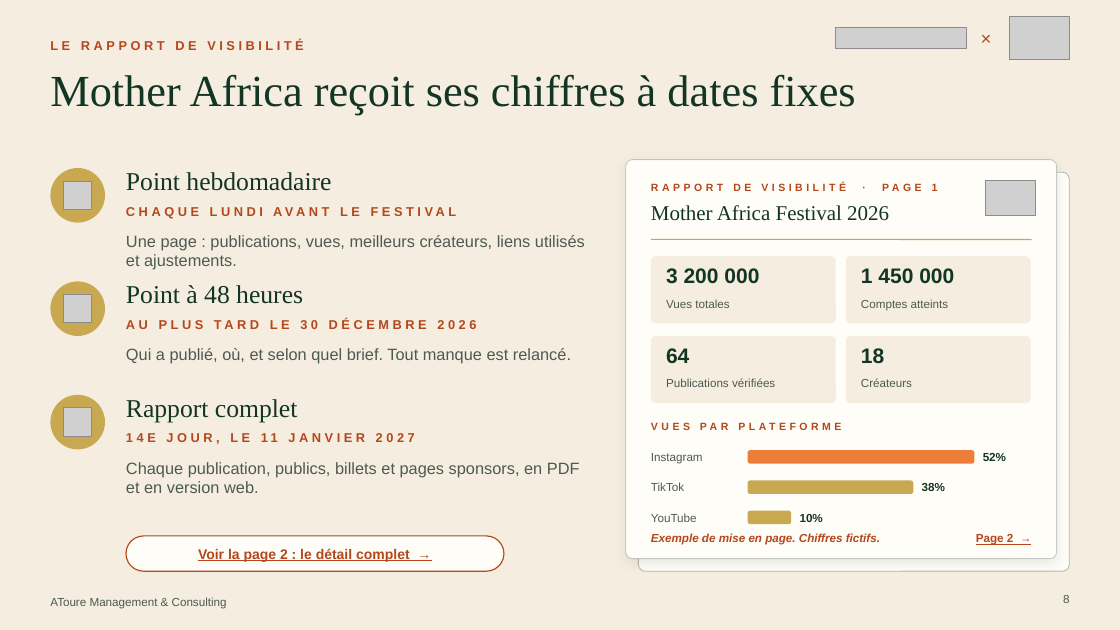
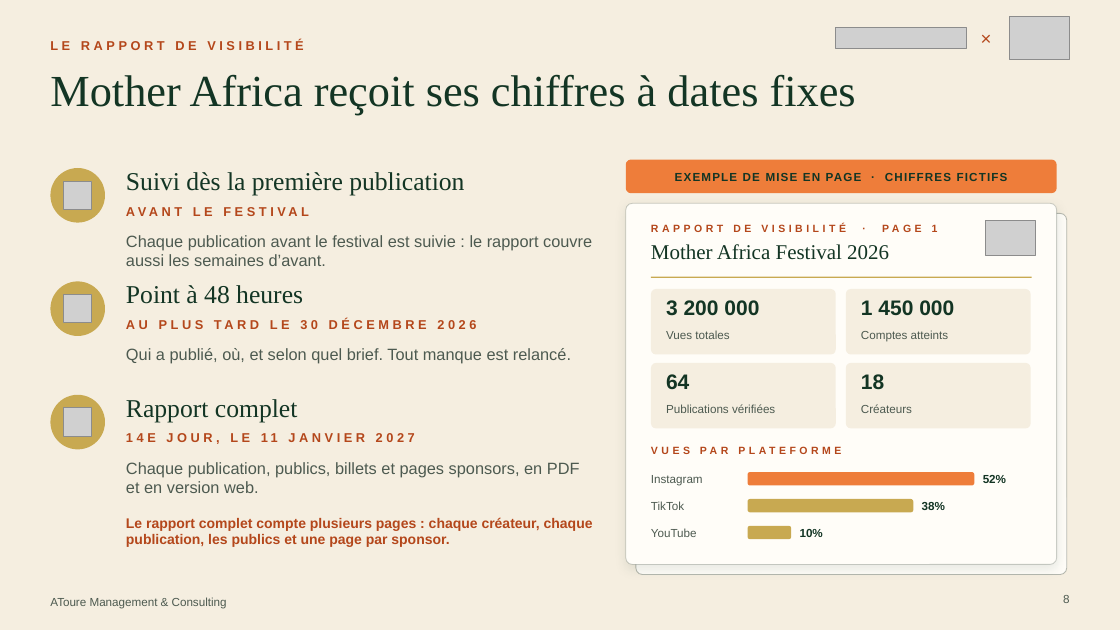
Before and after one commit to atoureconsulting/Mother-Africa, a slide deck: slide 8 of proposition-deck/AToure Mother Africa Festival Proposition.pptx. Drawn at 1120x630 pixels with LibreOffice and Linux fonts; fonts in the diff are those of the drawing; grey boxes stand for pictures. Boxes give left, top, right and bottom in pixels: in the first picture for what was removed or moved away, otherwise in the second. Text is boxed around its words. In the diff, an @@ line names an element or a change of style, - is before the commit and + after.

```diff
--- a/proposition-deck/AToure Mother Africa Festival Proposition.pptx
+++ b/proposition-deck/AToure Mother Africa Festival Proposition.pptx
@@ text at [126,172,464,195]: text changed @@
-Point hebdomadaire
+Suivi dès la première publication
@@ text "EXEMPLE DE MISE EN PAGE ..." at [675,173,1008,181]: vertical alignment top to middle @@
@@ rounded rectangle added at [626,160,1057,193], fill #EE7D3A @@
@@ text at [675,173,1008,181]: text changed; text colour #B4471B to #133524; italic off @@
-Exemple de mise en page. Chiffres fictifs.
+EXEMPLE DE MISE EN PAGE · CHIFFRES FICTIFS
@@ text at [126,203,588,227]: text changed @@
-CHAQUE LUNDI AVANT LE FESTIVAL
+AVANT LE FESTIVAL
@@ rounded rectangle: place and size @@
-rounded rectangle at [639,172,1070,571]
+rounded rectangle at [626,203,1057,565]
@@ rounded rectangle at [626,203,1057,565]: shadow on; proportions changed @@
@@ text at [126,235,592,266]: text changed @@
-Une page : publications, vues, meilleurs créateurs, liens utilisés et ajustements.
+Chaque publication avant le festival est suivie : le rapport couvre aussi les semaines d’avant.
@@ rounded rectangle: place and size @@
-rounded rectangle at [626,160,1057,559]
+rounded rectangle at [636,213,1067,575]
@@ rounded rectangle at [636,213,1067,575]: shadow off; proportions changed @@
@@ 2 texts, 1 picture, 1 line: place and size @@
-2 texts, 1 picture, 1 line at [651,181,1035,239]
+2 texts, 1 picture, 1 line at [651,220,1035,277]
@@ rounded rectangle: place and size @@
-rounded rectangle at [651,256,836,323]
+rounded rectangle at [651,289,836,355]
@@ proportions changed in 4 elements at [651,363,836,429], [846,363,1031,429], [651,289,836,355], [846,289,1031,355] @@
@@ rounded rectangle: place and size @@
-rounded rectangle at [846,256,1031,323]
+rounded rectangle at [846,289,1031,355]
@@ 4 texts: place and size @@
-4 texts at [666,268,954,311]
+4 texts at [666,300,954,342]
@@ 5 texts, 2 rounded rectangles: place and size @@
-5 texts, 2 rounded rectangles at [651,336,1031,430]
+5 texts, 2 rounded rectangles at [651,363,1031,454]
@@ 4 texts, 2 rounded rectangles: place and size @@
-4 texts, 2 rounded rectangles at [651,450,1006,494]
+4 texts, 2 rounded rectangles at [651,472,1006,513]
@@ rounded rectangle removed at [126,536,504,571] @@
@@ text added at [126,517,593,547], 12 pt, text #B4471B, bold @@
+Le rapport complet compte plusieurs pages : chaque créateur, chaque publication, les publics et une page par sponsor.
@@ 2 texts, 1 rounded rectangle: place and size @@
-2 texts, 1 rounded rectangle at [651,511,823,524]
+2 texts, 1 rounded rectangle at [651,526,823,539]
@@ text removed at [976,533,1013,545] @@
-Page 2 →
@@ text removed at [198,549,410,562] @@
-Voir la page 2 : le détail complet →
```
Also in this commit, not shown: 5 other slides changed, 1 slide removed, 13 other files.
